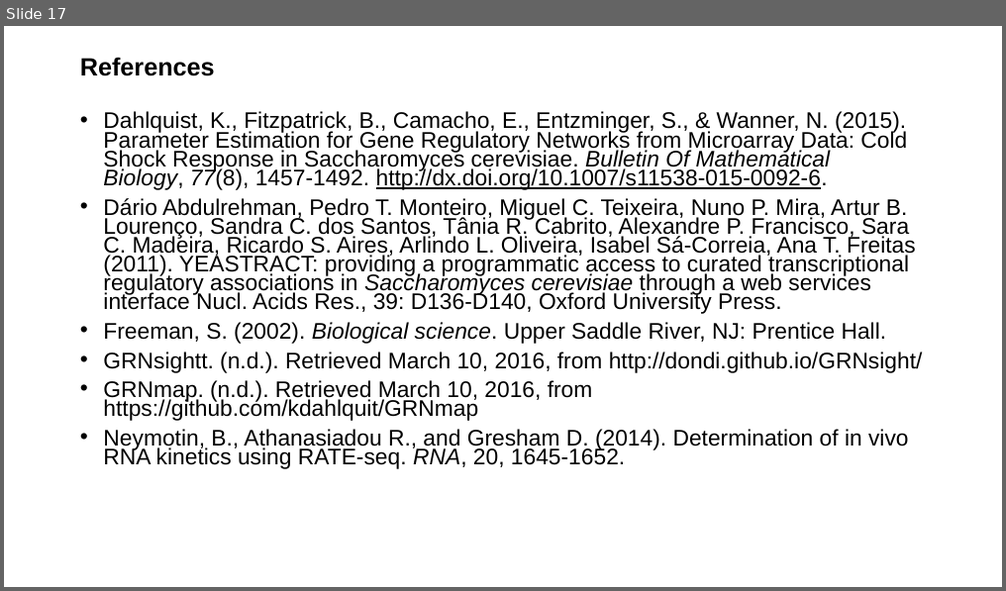
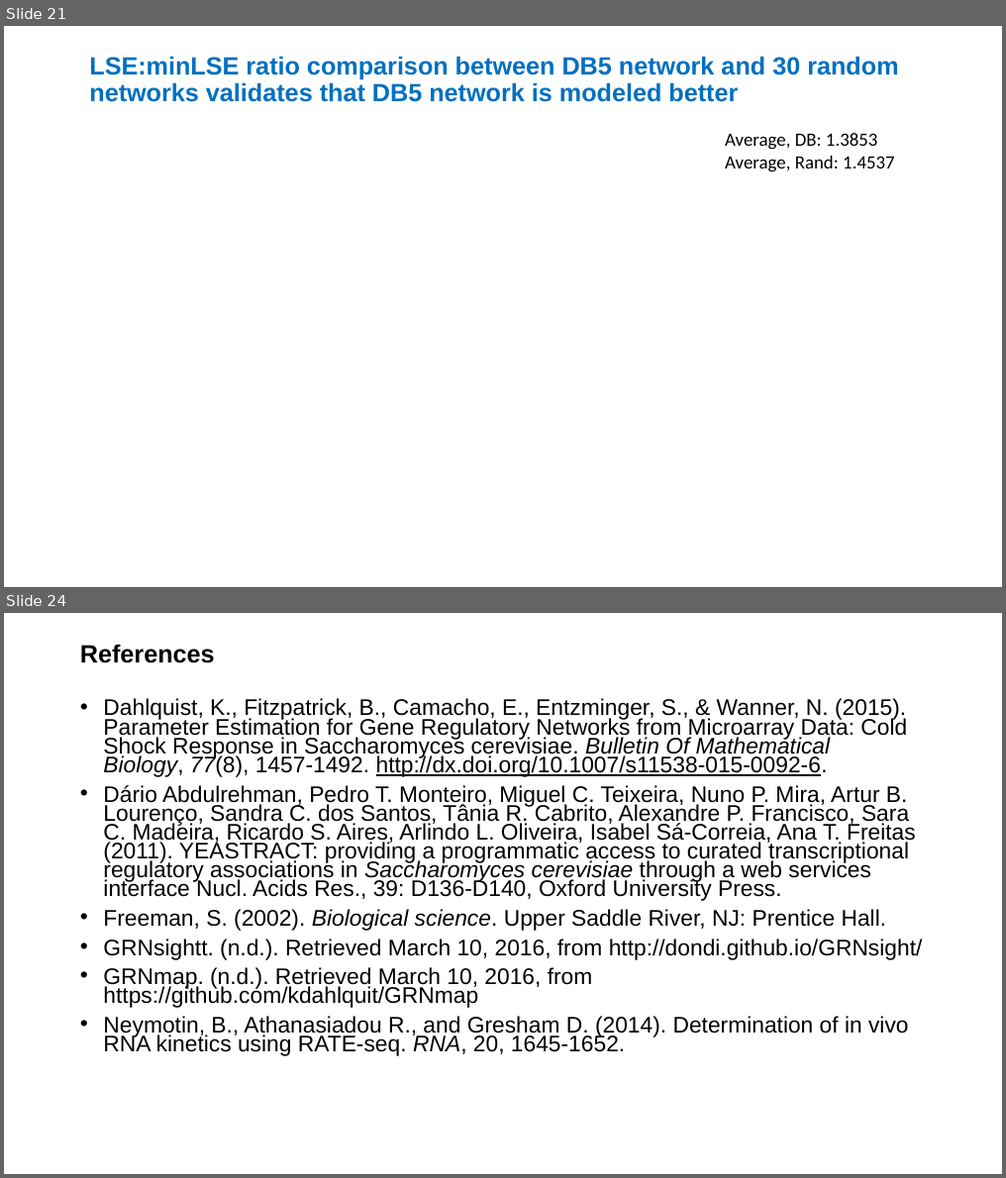
Before and after one commit to kdahlquist/GRNmap, a slide deck: documents/presentations/LMUURS17_NEW.pptx. Shown one above the other, each under a label of ours: slide 17 before the commit, slides 21 and 24 after it; the slides between them are not shown. The pictures are 1006x591 and 1006x1178 pixels, drawn with LibreOffice and Linux fonts; fonts in the diff are those of the drawing. Boxes give left, top, right and bottom in pixels: in the first picture for what was removed or moved away, otherwise in the second. Text is boxed around its words. In the diff, an @@ line names an element or a change of style, - is before the commit and + after.

Commit message:
Most updated version
Altered slides with suggestions from Dahlquist; still need to edit the LSE slide and slide with comparison of LSE:minLSE

```diff
--- a/documents/presentations/LMUURS17_NEW.pptx
+++ b/documents/presentations/LMUURS17_NEW.pptx
@@ slide 21 added at (4,26,1002,587), background #FFFFFF @@
@@ title added at (89,56,898,102), 24 pt, text #0070C0, bold @@
+LSE:minLSE ratio comparison between DB5 network and 30 random networks validates that DB5 network is modeled better
@@ text added at (725,133,895,173), 18 pt, text #000000 @@
+Average, DB: 1.3853
+Average, Rand: 1.4537
@@ what was slide 17 is now slide 24 @@
```
Also in this commit, not shown: 15 slides changed, 7 other slides added, 1 slide removed.
